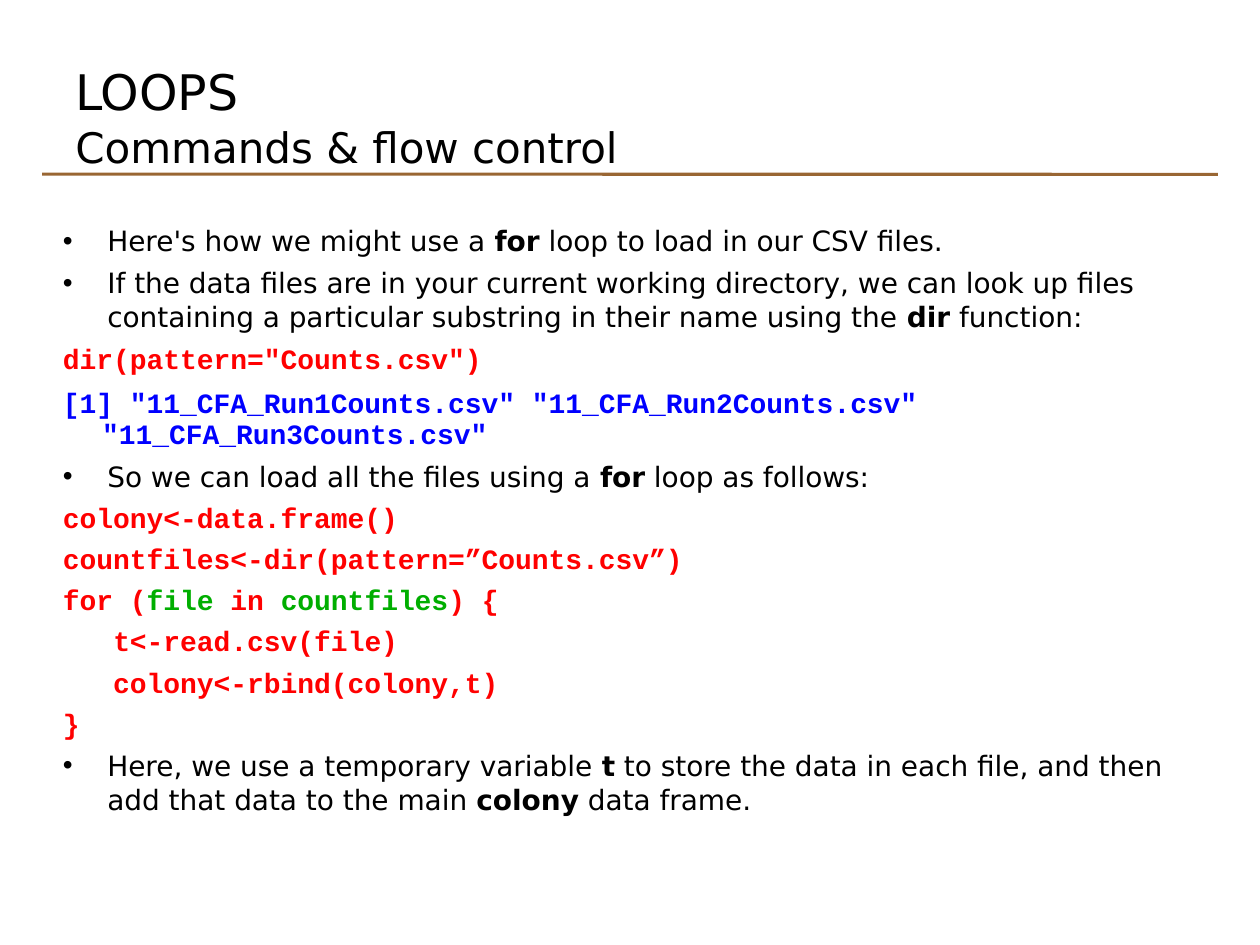
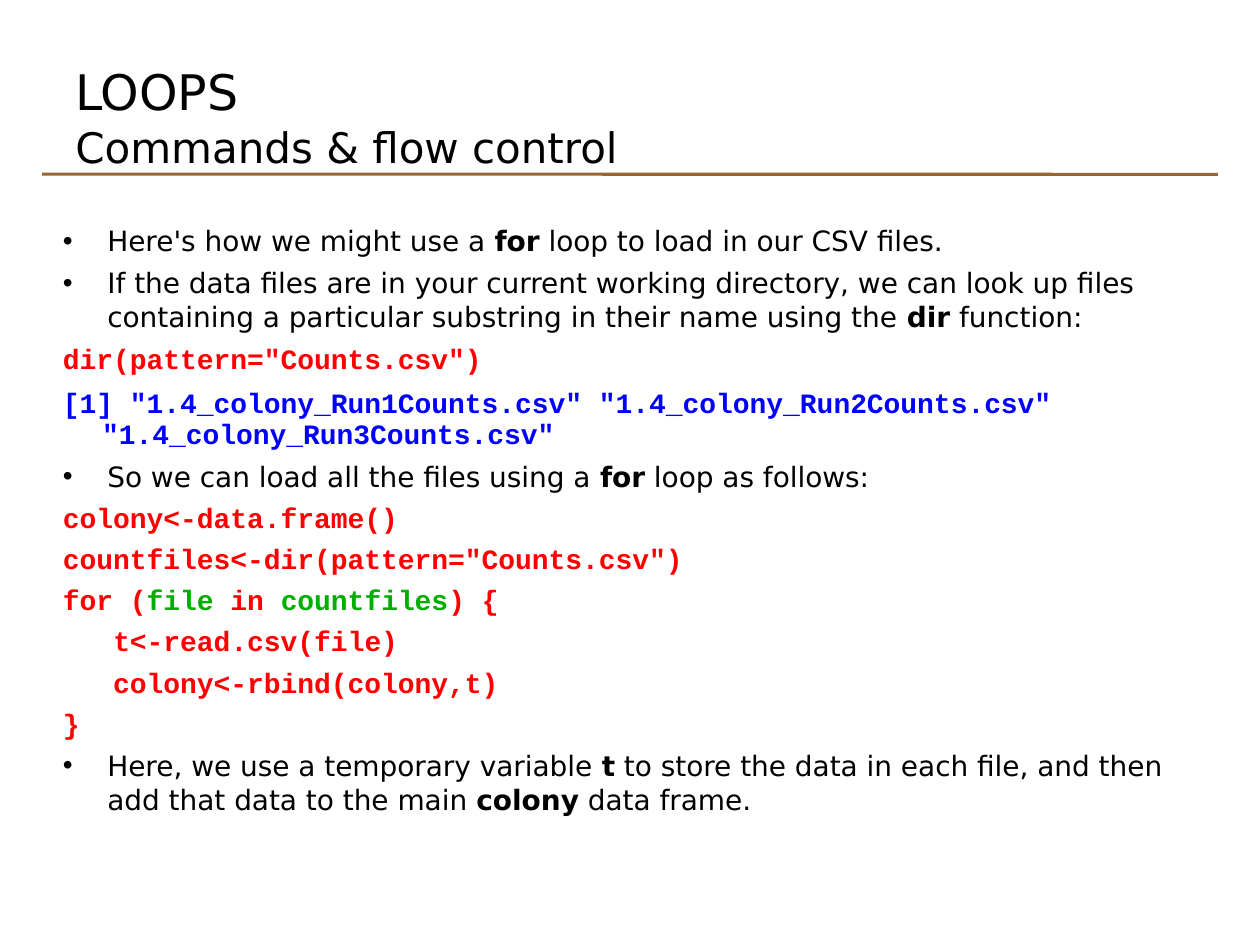
Before and after one commit to johnomics/basicr, a slide deck: slide 67 of Basic_R_Day_1_slides.odp (slide 66 before the commit). Drawn at 1260x945 pixels with LibreOffice and Linux fonts; fonts in the diff are those of the drawing. Boxes give left, top, right and bottom in pixels: in the first picture for what was removed or moved away, otherwise in the second. Text is boxed around its words. In the diff, an @@ line names an element or a change of style, - is before the commit and + after.

```diff
--- a/Basic_R_Day_1_slides.odp
+++ b/Basic_R_Day_1_slides.odp
@@ text at <box>63,393,1051,450</box>: text changed @@
-[1] "11_CFA_Run1Counts.csv" "11_CFA_Run2Counts.csv" "11_CFA_Run3Counts.csv"
+[1] "1.4_colony_Run1Counts.csv" "1.4_colony_Run2Counts.csv" "1.4_colony_Run3Counts.csv"
@@ text at <box>63,549,683,575</box>: text changed @@
-countfiles<-dir(pattern=”Counts.csv”)
+countfiles<-dir(pattern="Counts.csv")
```
Also in this commit, not shown: 11 other slides changed, 1 slide added, 39 other files.
